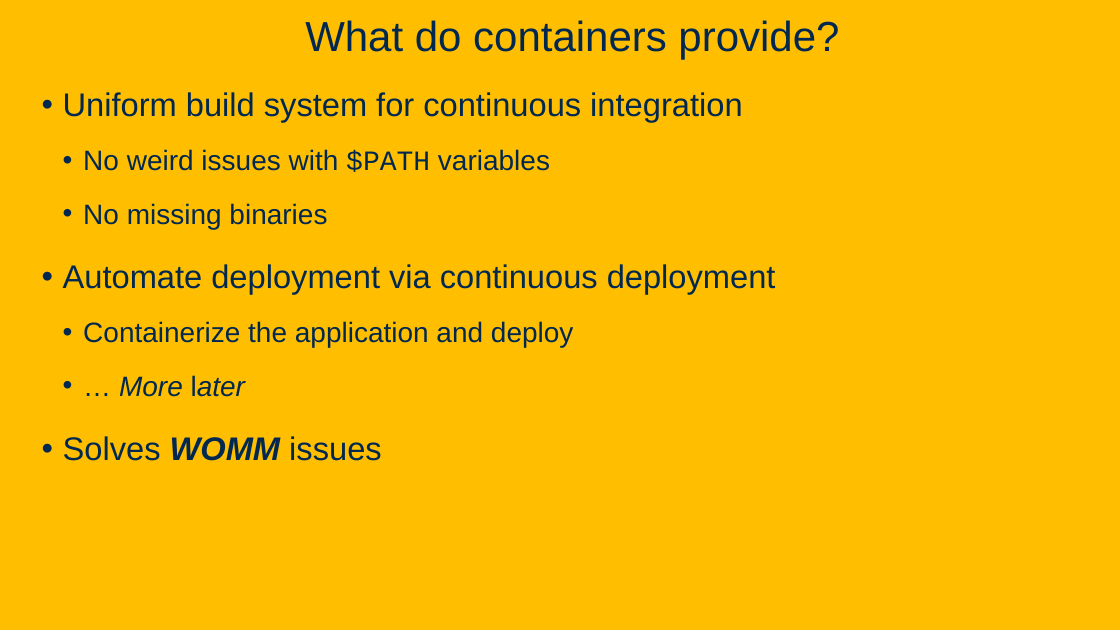
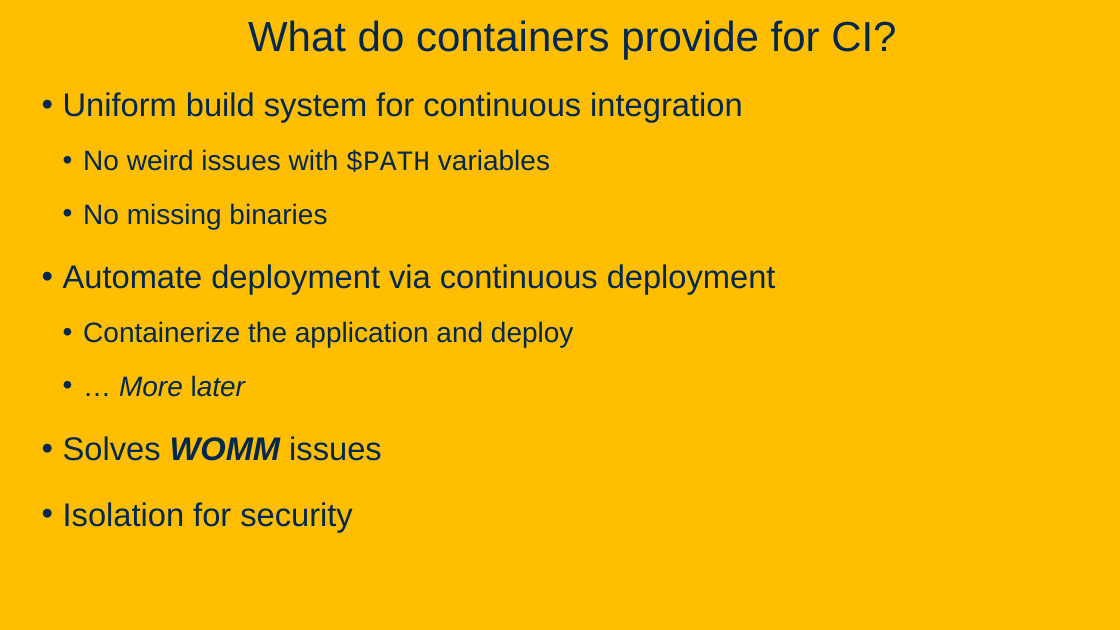
Before and after one commit to davsec-teaching/ecs160-f25, a slide deck: slide 34 of slides/4_unit_testing_mocking_frameworks_CI.pptx (slide 20 before the commit). Drawn at 1120x630 pixels with LibreOffice and Linux fonts; fonts in the diff are those of the drawing; background and template pictures are left out. Boxes give left, top, right and bottom in pixels: in the first picture for what was removed or moved away, otherwise in the second. Text is boxed around its words. In the diff, an @@ line names an element or a change of style, - is before the commit and + after.

```diff
--- a/slides/4_unit_testing_mocking_frameworks_CI.pptx
+++ b/slides/4_unit_testing_mocking_frameworks_CI.pptx
@@ title at (248, 20, 896, 59): text changed @@
-What do containers provide?
+What do containers provide for CI?
@@ text at (63, 502, 352, 532): paragraph added @@
+• Isolation for security
```
Also in this commit, not shown: 1 other slide changed, 14 slides added, 1 other file.
